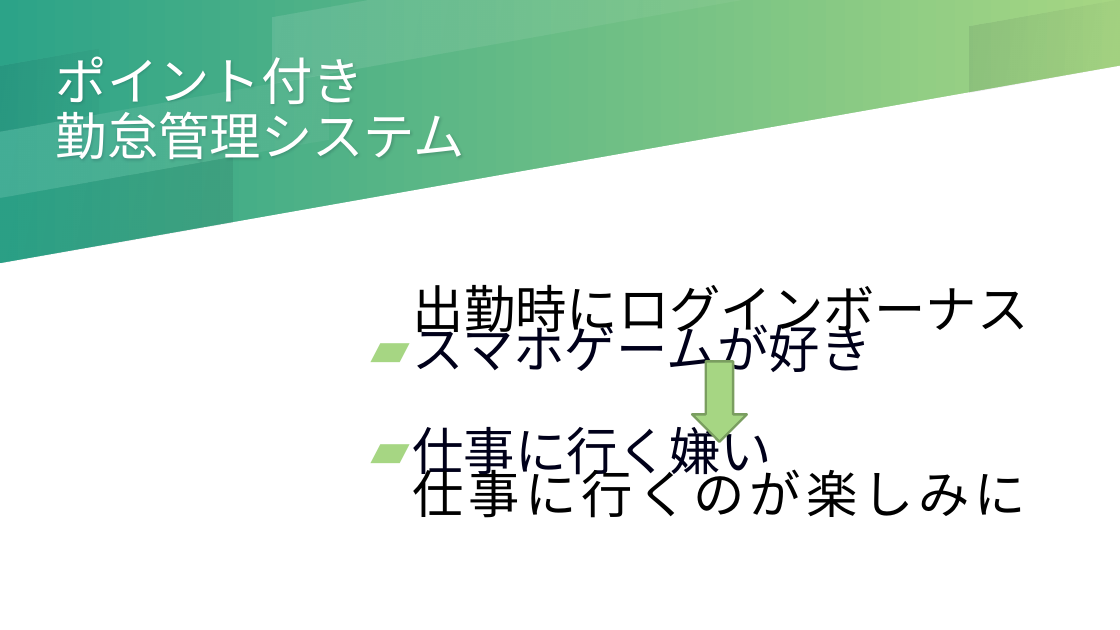
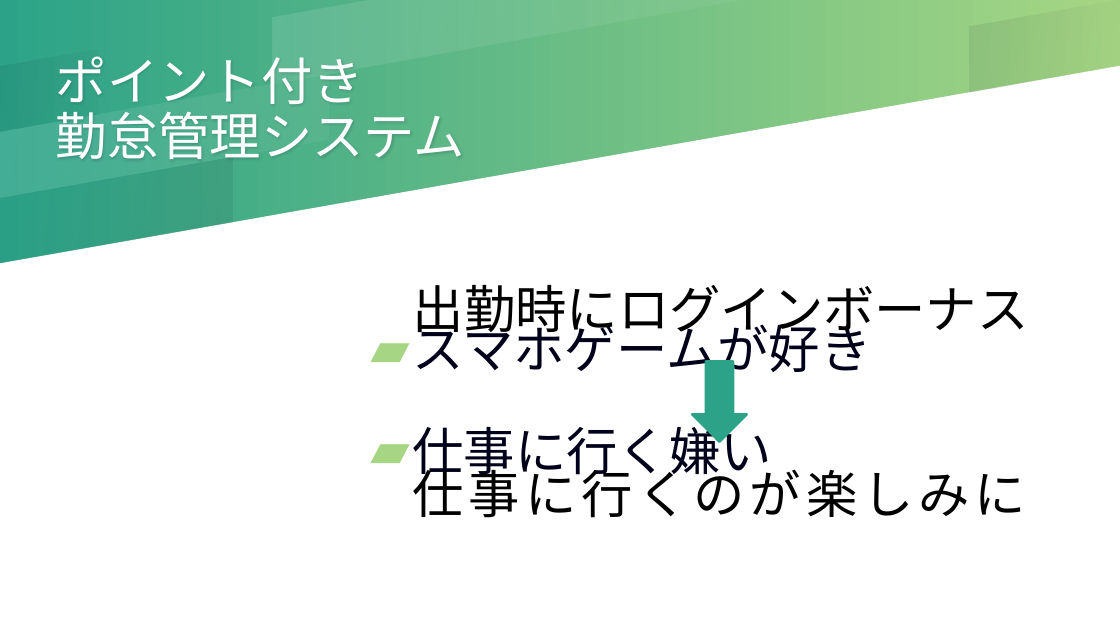
Before and after one commit to Ikeda-Tomohisa/point, a slide deck: slide 2 of PHP自作発表.pptx. Drawn at 1120x630 pixels with LibreOffice and Linux fonts; fonts in the diff are those of the drawing. Boxes give left, top, right and bottom in pixels: in the first picture for what was removed or moved away, otherwise in the second. Text is boxed around its words. In the diff, an @@ line names an element or a change of style, - is before the commit and + after.

Commit message:
powerpoint update

```diff
--- a/PHP自作発表.pptx
+++ b/PHP自作発表.pptx
@@ down arrow at (692, 361, 747, 442): fill #A6D683 to #2CA388; outline #7B9E61 2 pt to #2CA388 2 pt @@
```
Also in this commit, not shown: 1 other file.
